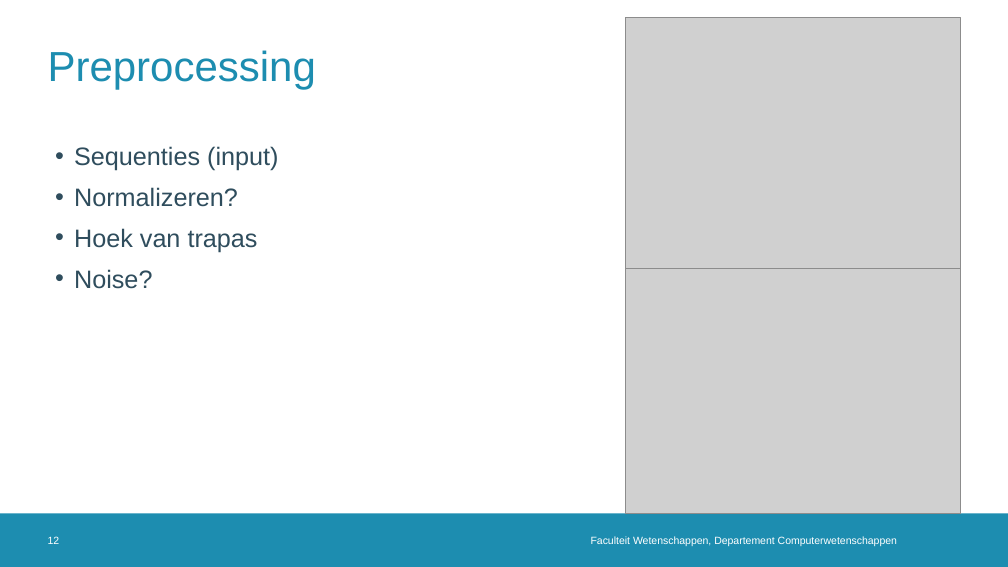
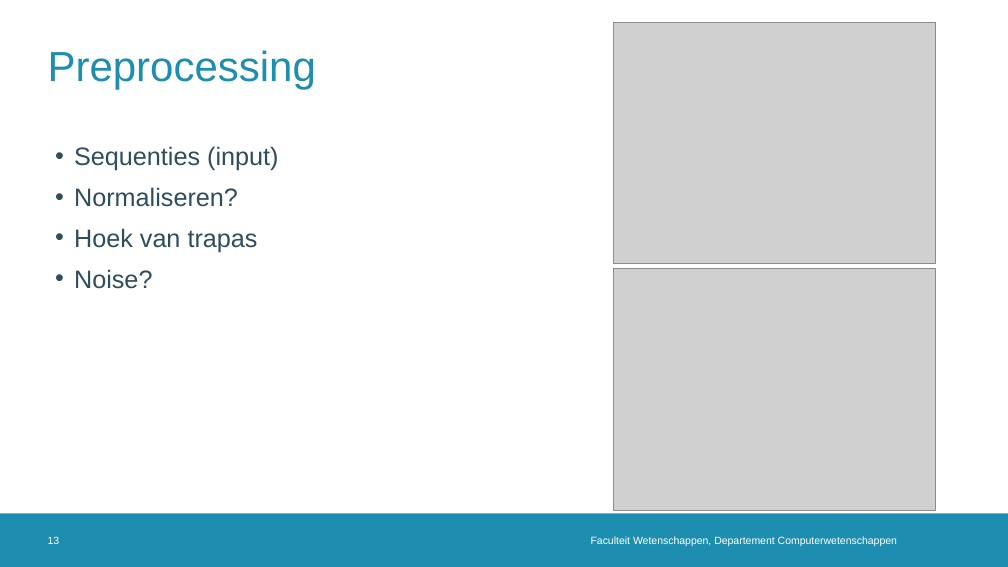
Before and after one commit to TooCools/Masterproef, a slide deck: slide 13 of Real-Time Cadansaanpassing in een Automatische Fietstransmissie2.0.pptx (slide 12 before the commit). Drawn at 1008x567 pixels with LibreOffice and Linux fonts; fonts in the diff are those of the drawing; grey boxes stand for pictures; background and template pictures are left out. Boxes give left, top, right and bottom in pixels: in the first picture for what was removed or moved away, otherwise in the second. Text is boxed around its words. In the diff, an @@ line names an element or a change of style, - is before the commit and + after.

Commit message:
ppt af?

```diff
--- a/Real-Time Cadansaanpassing in een Automatische Fietstransmissie2.0.pptx
+++ b/Real-Time Cadansaanpassing in een Automatische Fietstransmissie2.0.pptx
@@ picture: place and size @@
-picture at bbox=[626, 17, 961, 268]
+picture at bbox=[613, 22, 935, 264]
@@ text at bbox=[74, 187, 238, 207]: text changed @@
-• Normalizeren?
+• Normaliseren?
@@ picture: place and size @@
-picture at bbox=[626, 262, 961, 513]
+picture at bbox=[613, 269, 935, 511]
```
Also in this commit, not shown: 4 other slides changed, 2 slides added, 12 other files.
